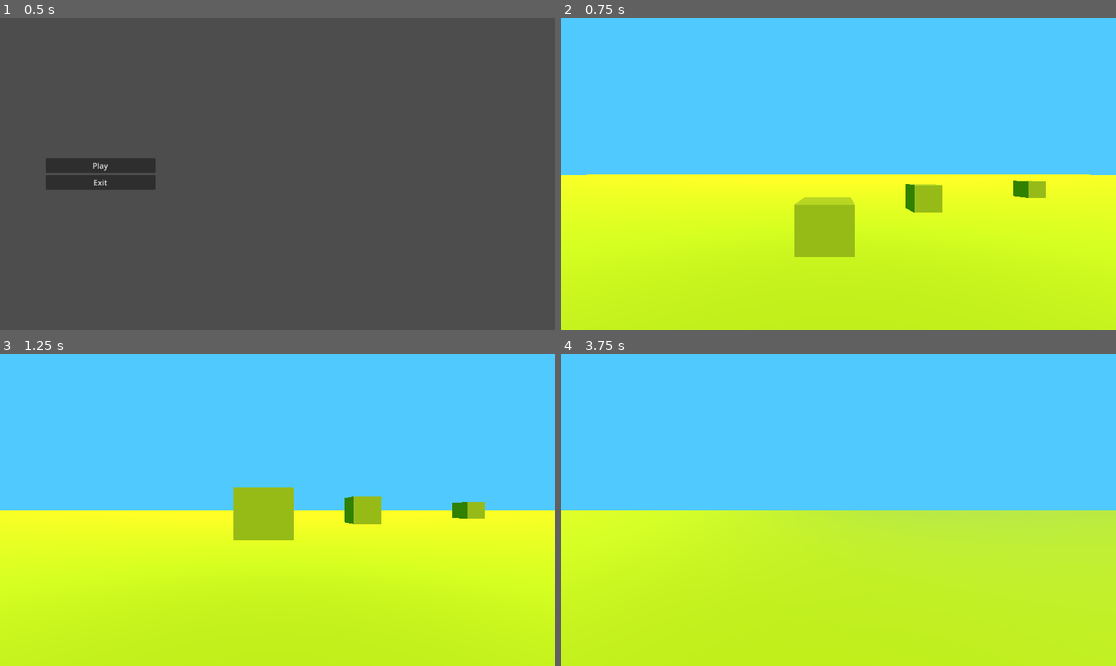
Above: before the commit, frames 1-4 (two rows, left to right).
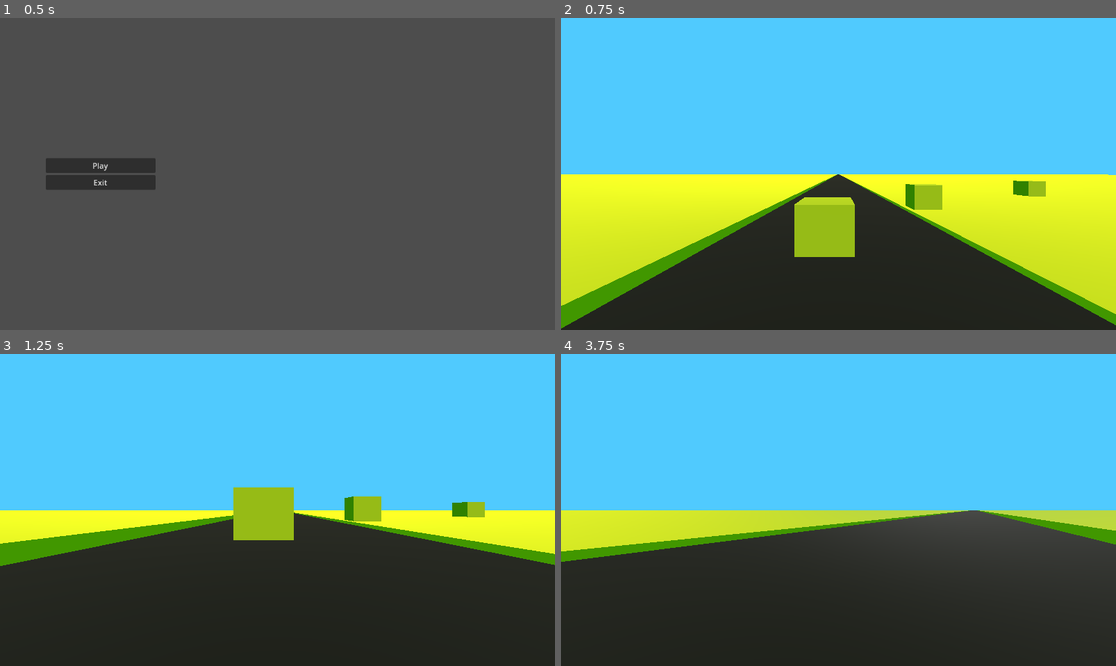
Above: after the commit, the same moments.

Repository: VHSDIR/thewayhome
Game: Godot game, scene res://scenes/main_menu.tscn
The game is run twice, just before and just after one commit, with the same random seed, the same clock (stepped at 60 frames per second) and the same inputs.
Inputs:
- Up to frame 1 (0.5 s): no input
- Up to frame 2 (0.75 s): click "Play" at 0.5 s
- Up to frame 3 (1.25 s): no input
- Up to frame 4 (3.75 s): hold D (rotate_right) 1.28-2.03 s; tap W (move_front) every 0.75 s from 1.35 to 3.6 s; hold S (move_back) 2.03-2.78 s; hold D (rotate_right) from 2.78 s (still down)

Frame 1 is identical in both runs. In frame 2, 26% of the frame differs, in the area x 0-100%, y 50-100%; in frame 3, 43%; in frame 4, 44%.

Commit message:
pobocze

Diff:
--- /dev/null
+++ b/src/assets/sand.tres
@@ -0,0 +1,4 @@
+[gd_resource type="StandardMaterial3D" format=3 uid="uid://ds7jqtuyvg40c"]
+
+[resource]
+albedo_color = Color(0.827451, 0.752941, 0, 1)
--- a/src/assets/terrain.tres
+++ b/src/assets/terrain.tres
@@ -1,4 +1,4 @@
 [gd_resource type="StandardMaterial3D" format=3 uid="uid://btl54uqviqbdw"]
 
 [resource]
-albedo_color = Color(0.827162, 0.827162, 3.08037e-06, 1)
+albedo_color = Color(0.0653266, 0.0653266, 1.20327e-08, 1)
--- a/src/scenes/terrain.tscn
+++ b/src/scenes/terrain.tscn
@@ -1,14 +1,27 @@
-[gd_scene load_steps=4 format=3 uid="uid://d2754k6brsb7x"]
+[gd_scene load_steps=5 format=3 uid="uid://d2754k6brsb7x"]
 
 [ext_resource type="Material" uid="uid://btl54uqviqbdw" path="res://assets/terrain.tres" id="1_cmp5j"]
+[ext_resource type="Material" uid="uid://ds7jqtuyvg40c" path="res://assets/sand.tres" id="2_v8c2m"]
 
 [sub_resource type="BoxMesh" id="BoxMesh_5x3jh"]
+material = ExtResource("2_v8c2m")
 
 [sub_resource type="BoxShape3D" id="BoxShape3D_8ngm5"]
 
 [node name="Terrain" type="Node3D"]
 
 [node name="CharacterBody3D" type="CharacterBody3D" parent="."]
+
+[node name="MeshInstance3D3" type="MeshInstance3D" parent="CharacterBody3D"]
+transform = Transform3D(495, 0, 0, 0, 1, 0, 0, 0, 1000, -250, 0.2, 0)
+material_override = ExtResource("2_v8c2m")
+mesh = SubResource("BoxMesh_5x3jh")
+skeleton = NodePath("../MeshInstance3D2")
+
+[node name="MeshInstance3D2" type="MeshInstance3D" parent="CharacterBody3D"]
+transform = Transform3D(495, 0, 0, 0, 1, 0, 0, 0, 1000, 250, 0.1, 0)
+material_override = ExtResource("2_v8c2m")
+mesh = SubResource("BoxMesh_5x3jh")
 
 [node name="MeshInstance3D" type="MeshInstance3D" parent="CharacterBody3D"]
 transform = Transform3D(1000, 0, 0, 0, 1, 0, 0, 0, 1000, 0, 0, 0)
